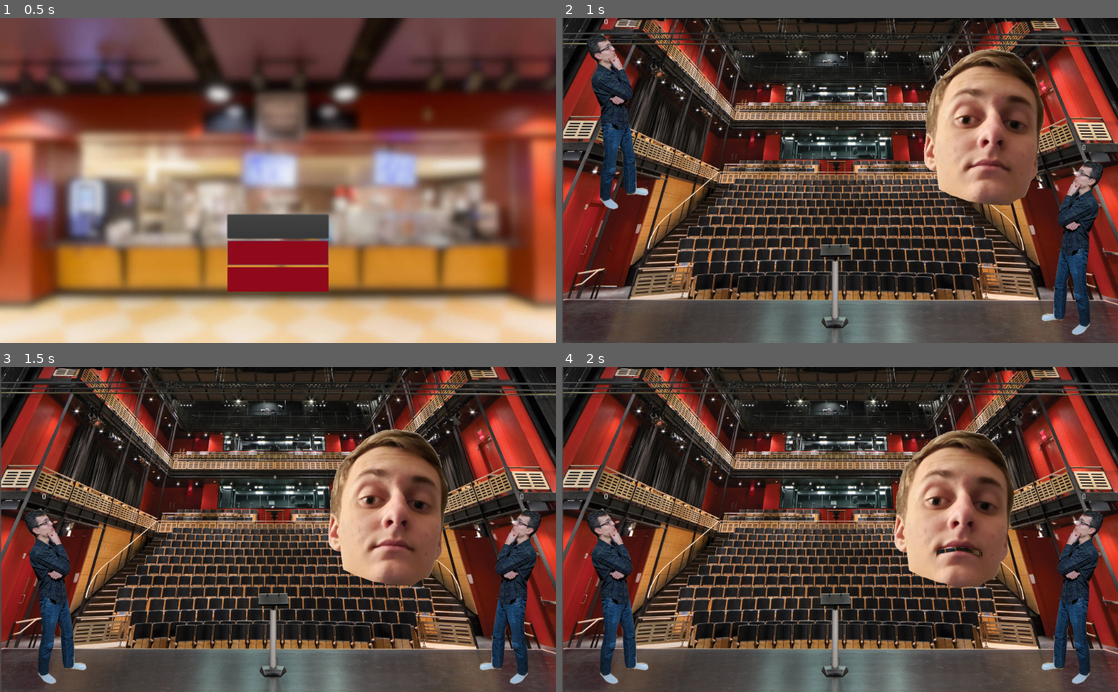
Above: before the commit, frames 1-4 (two rows, left to right).
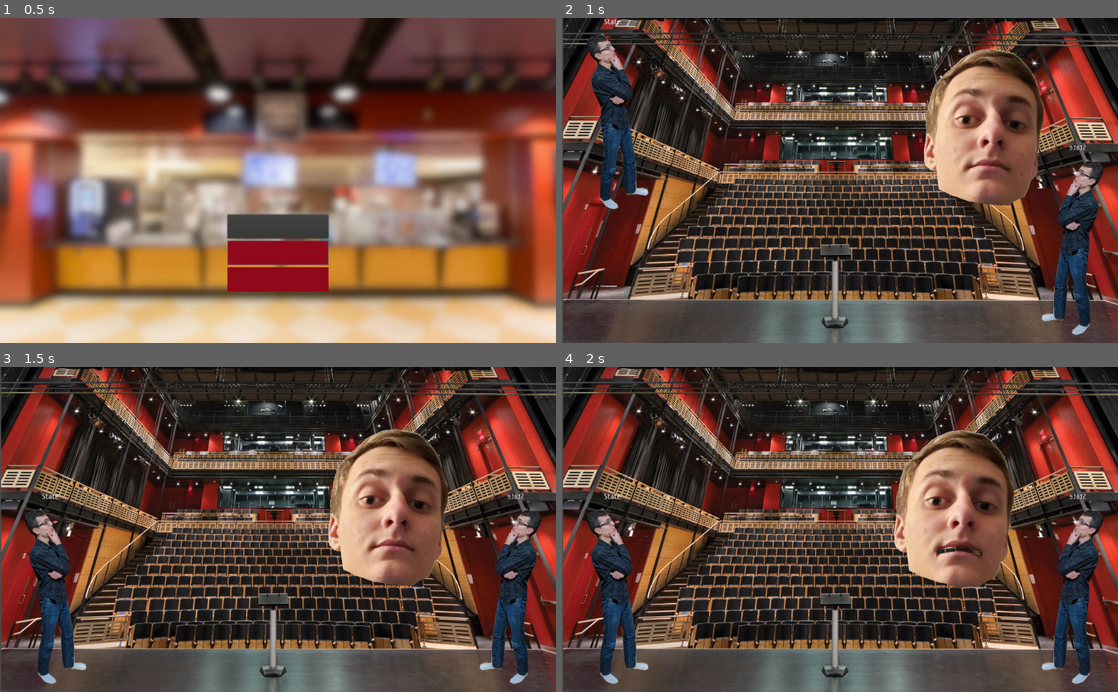
Above: after the commit, the same moments.

Repository: Apexal/wrathskeller
Game: Godot game, scene res://src/scenes/menu/Menu.tscn
Two runs of this game, one before a commit and one after it. Both use one fixed random seed, a clock stepped at 60 frames per second and the inputs below.
Inputs (mouse positions are in pixels of both pictures, inside the frame that each line leads up to):
- Up to frame 1 (0.5 s): no input
- Up to frame 2 (1 s): click "Training" at 0.5 s
- Up to frame 3 (1.5 s): move the mouse to (400, 513) at 1.27 s
- Up to frame 4 (2 s): no input

Frame 1 is identical in both runs. In frame 2, less than 0.1% of the frame differs, in the area x 7-95%, y 0-41%; in frame 3, less than 0.1%, in the area x 7-95%, y 38-41%; in frame 4, less than 0.1%.

Commit message:
Movement state basics

Diff:
--- a/src/actors/players/player.gd
+++ b/src/actors/players/player.gd
@@ -8,7 +8,7 @@
 const _damage_cool_down := 0.25 # How many seconds after being damaged are you invincible
 onready var _attacks := $Attacks.get_children() # Loads attacks from nodes
 
-enum MOVE_STATE {IDLING, WALKING, JUMPING}
+enum MOVE_STATE {IDLING, WALKING, JUMPING, CROUCHING}
 var _current_move_state: int = MOVE_STATE.IDLING
 var _last_move_state: int = MOVE_STATE.IDLING
 
@@ -26,8 +26,28 @@
 func _get_input_direction() -> Vector2:
 	return Vector2(
 		Input.get_action_strength(_player_input("move_right")) - Input.get_action_strength(_player_input("move_left")),
-		-1 if is_on_floor() and Input.is_action_just_pressed(_player_input("jump")) else 0.0
+		-1 if is_on_floor() and Input.is_action_just_pressed(_player_input("jump")) else (1.0 if Input.is_action_pressed(_player_input("down")) else 0.0)
 	)
+
+func _handle_movement(input_dir: Vector2) -> void:
+	"""Given the current input direction and current move state, apply the proper move state and velocity."""
+	if input_dir.y == -1:
+		_velocity.y = input_dir.y * speed.y
+		_current_move_state = MOVE_STATE.JUMPING
+	elif input_dir.y == 1:
+		if _current_move_state != MOVE_STATE.JUMPING:
+			_current_move_state = MOVE_STATE.CROUCHING
+			_velocity.x = 0.0
+	else:
+		if _current_move_state == MOVE_STATE.JUMPING and not is_on_floor():
+			return
+
+		if input_dir.x != 0.0:
+			_velocity.x = input_dir.x * speed.x
+			_current_move_state = MOVE_STATE.WALKING
+		else:
+			_velocity.x = 0.0
+			_current_move_state = MOVE_STATE.IDLING
 
 func _handle_animation() -> void:
 	"""Based on the previous state and current state, travel to the proper animation state."""
@@ -39,5 +59,9 @@
 func _process(delta: float) -> void:
 	var input_direction = _get_input_direction()
 
-	$State.text = String(_current_move_state)
+	_handle_movement(input_direction)
+
+	if _last_move_state != _current_move_state:
+		$State.text = String(_current_move_state)
+		print("new state {state}".format({"state": _current_move_state}))
 	_last_move_state = _current_move_state
